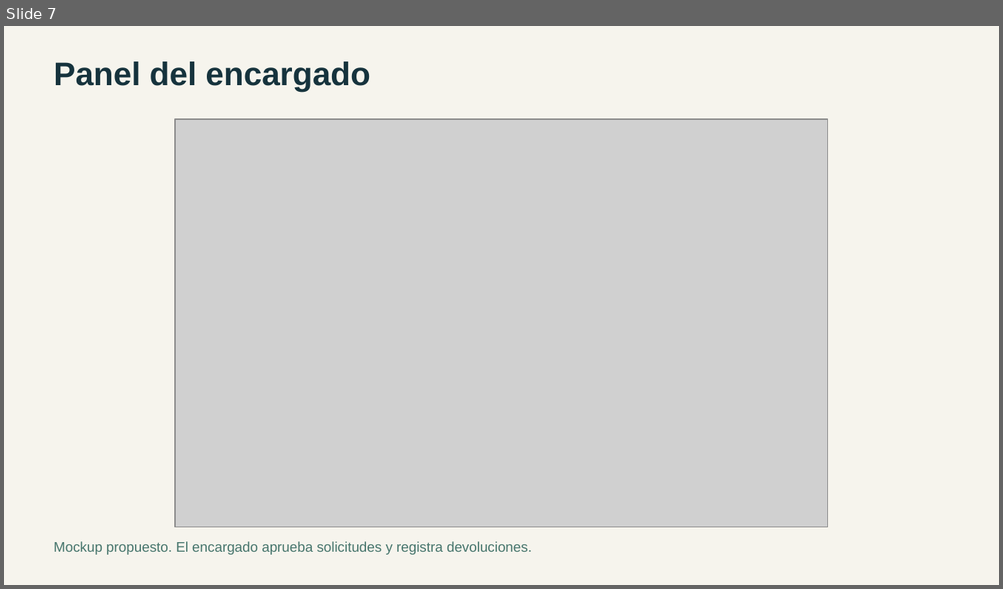
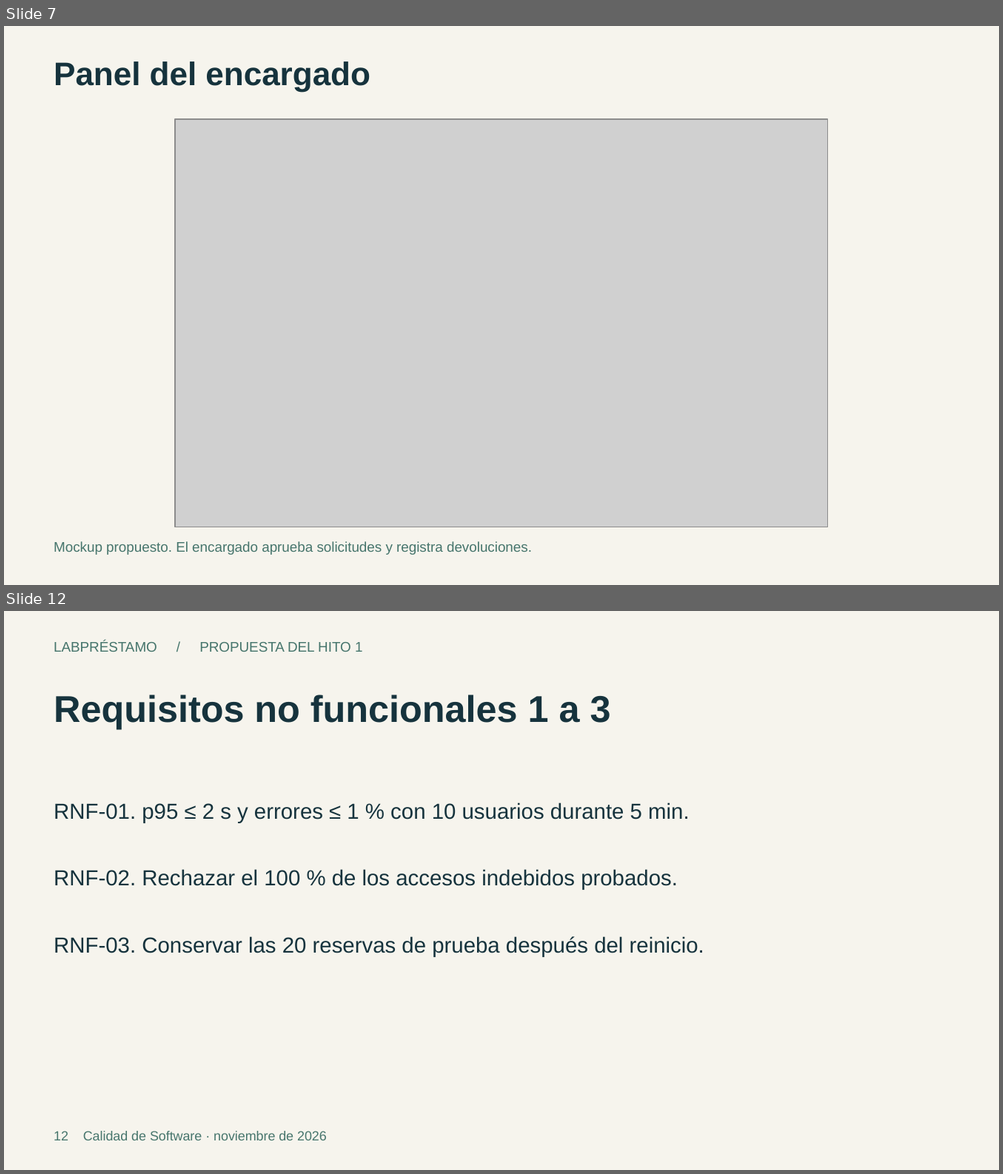
Before and after one commit to Piero-design/LabPrestamo, a slide deck: documentos/LabPrestamo_Hito_1.pptx. Shown one above the other, each under a label of ours: slide 7 before the commit, slides 7 and 12 after it; the slides between them are not shown. The pictures are 1003x589 and 1003x1174 pixels, drawn with LibreOffice and Linux fonts; fonts in the diff are those of the drawing; grey boxes stand for pictures. Boxes give left, top, right and bottom in pixels: in the first picture for what was removed or moved away, otherwise in the second. Text is boxed around its words. In the diff, an @@ line names an element or a change of style, - is before the commit and + after.

Commit message:
Reincorporar funcionalidades y requisitos conservando mockups

```diff
--- a/documentos/LabPrestamo_Hito_1.pptx
+++ b/documentos/LabPrestamo_Hito_1.pptx
@@ slide 12 added at (4,611,999,1170), background #F6F4ED @@
@@ text added at (54,642,363,652), 13.5 pt, text #46756C @@
+LABPRÉSTAMO / PROPUESTA DEL HITO 1
@@ text added at (54,695,611,729), 36 pt, text #16333D, bold @@
+Requisitos no funcionales 1 a 3
@@ text added at (54,803,688,823), 21 pt, text #16333D @@
+RNF-01. p95 ≤ 2 s y errores ≤ 1 % con 10 usuarios durante 5 min.
@@ text added at (54,869,677,890), 21 pt, text #16333D @@
+RNF-02. Rechazar el 100 % de los accesos indebidos probados.
@@ text added at (54,937,704,957), 21 pt, text #16333D @@
+RNF-03. Conservar las 20 reservas de prueba después del reinicio.
@@ text added at (54,1131,327,1141), 12.8 pt, text #46756C @@
+12 Calidad de Software · noviembre de 2026
```
Also in this commit, not shown: 3 slides changed, 5 other slides added.
